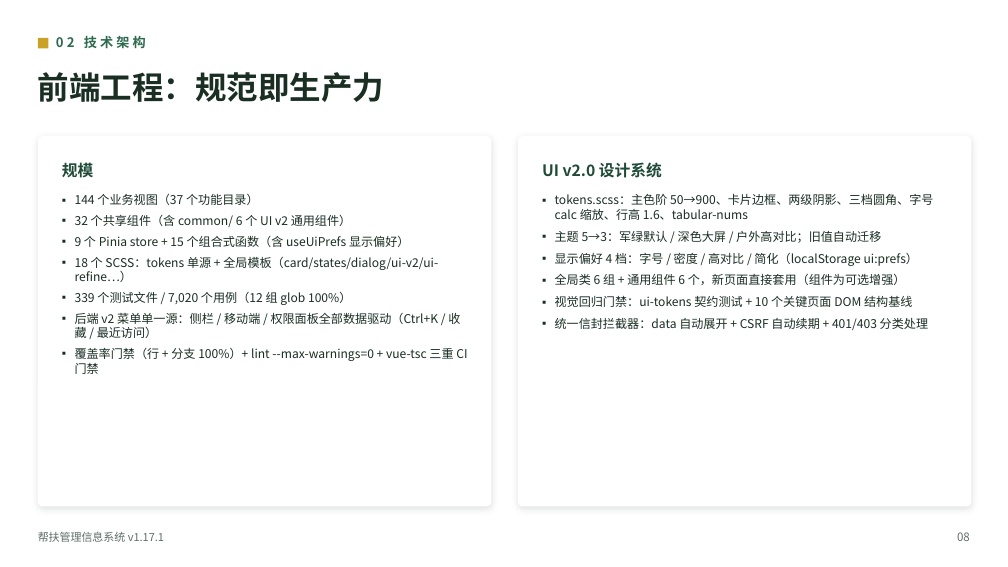
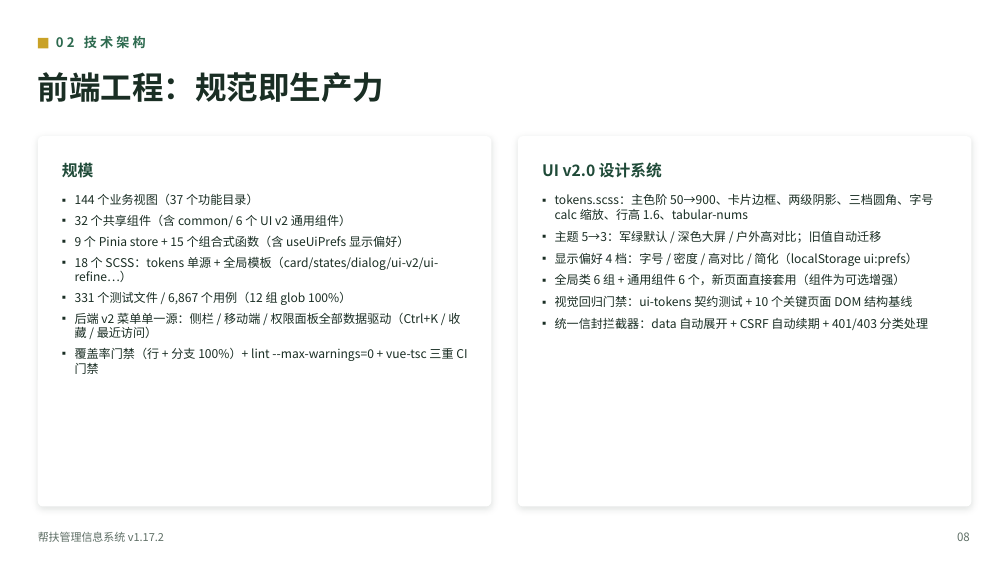
Before and after one commit to lzh745200/MRRS, a slide deck: slide 10 of docs/帮扶管理信息系统介绍.pptx. Drawn at 1008x567 pixels with LibreOffice and Linux fonts; fonts in the diff are those of the drawing. Boxes give left, top, right and bottom in pixels: in the first picture for what was removed or moved away, otherwise in the second. Text is boxed around its words. In the diff, an @@ line names an element or a change of style, - is before the commit and + after.

Commit message:
fix(test)+docs(release): 补齐初始化测试漏传 code + v1.17.2 文档/PPT 全量刷新
## 修复（真实缺陷）

`test_v1129_r2_system_api.py::_init_request()` 漏传 `organization_code`：
v1.16.4 起组织编码是首次初始化的强制契约（`_resolve_root_org_code` 缺 code 直接 400），
而 `6c2bc2e` 引入该契约时只更新了 `test_system_init_api.py`，本文件的构造器仍不传 code。
后果：`test_root_org_created_when_absent` 在干净库上必然 400 失败（本机 seg12 单独复跑即命中：
`1 failed, 3101 passed`）。已补 `organization_code="520000"`，该文件 47 例全绿，
seg12 全段复跑 **3102 passed**。

## 文档与 PPT

- `backend/version.json`：版本说明此前仍是 1.16.0 的内容（build=20261021 / R28 之后的旧文案），
  而 `version` 已是 1.17.2 → 运行期 `/system/version` 与更新日志会显示上一版说明。已按 1.17.2 重写。
- `CHANGELOG.md`：补 `### Removed（死代码清理）` 段 —— `6c2bc2e` 已删掉 6 个未接入组件、
  barrel、7 个测试与 3 个一次性 PPT 脚本，但变更记录里没有对应说明。
- `README.md`：验证口径校准到 v1.17.2（后端 14,404 用例 / 前端 329 文件 / 硬编码色 154 棘轮 /
  Alembic 61 版本）；新增 v1.17.2 更新记录段。
- `docs/build_ppt.js` + pptx：三处版本号与两处数据来源更新到 1.17.2，新增
  「v1.17.2：端到端排查 —— 单测绿、真机废」一页。重建后 **53 页 / 0 溢出**。
- `CLAUDE.md`：由 `check_doc_numbers.py --update --full` 自动对齐（前端 336→329 文件、
  后端 14,364→14,404 用例）。

## 本轮全仓审计结论（供后续参考）

- 后端 379 个模块 import 图可达性：**零死模块**
- 前端 326 个源文件：仅 7 个真死（已删），其余为测试/类型声明/vitest setup/门禁工具
- 一次性脚本：3 个 `update_pptx_versions_*.py` 零引用（已删）；`ci_flake_report.py` 仍被 CI 使用（保留）
- 前端 412 条 API 路径 vs 后端 720 条路由：**零错位**
- 127 份 md / 132 条相对链接：**死链 0**
- `npm audit --omit=dev`：**0 漏洞**；`vue-tsc` 0；ESLint（CI 口径）0；flake8 + bandit 0

```diff
--- a/docs/帮扶管理信息系统介绍.pptx
+++ b/docs/帮扶管理信息系统介绍.pptx
@@ text at box(75, 292, 351, 305): text changed @@
-▪ 339 个测试文件 / 7,020 个用例（12 组 glob 100%）
+▪ 331 个测试文件 / 6,867 个用例（12 组 glob 100%）
@@ text at box(38, 532, 164, 542): text changed @@
-帮扶管理信息系统 v1.17.1
+帮扶管理信息系统 v1.17.2
```
Also in this commit, not shown: 49 other slides changed, 1 slide added, 5 other files.
